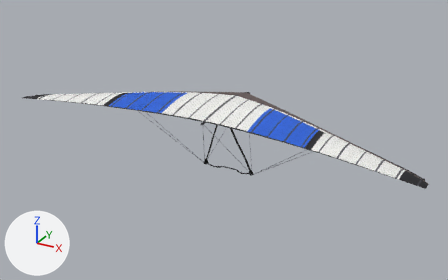
A saved change to the Blender file assets/source/glider_aeros_combat_l.blend.
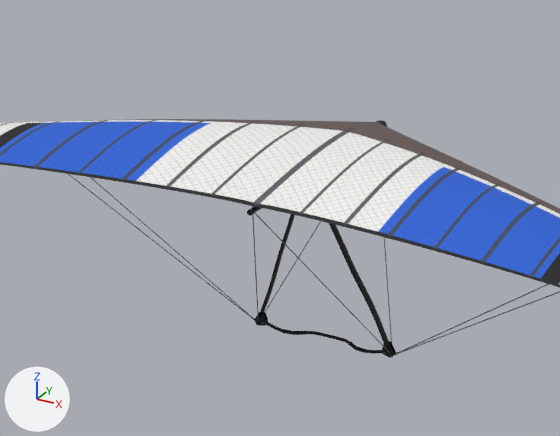
There are two pictures of each version: one whole from a 50 mm camera at (6.83, -12.36, 5.47) aimed at (0.05, -0.02, -0.7), one close up on the part from 25% to 69% of the width and 18% to 73% of the height. Every picture has the same lights, and +X, +Y and +Z are marked at lower left. The first two pictures are the older version.

In view in the first close-up: 'ControlFrame', 'Sail' and 1 more.
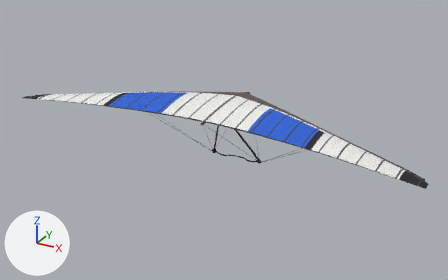
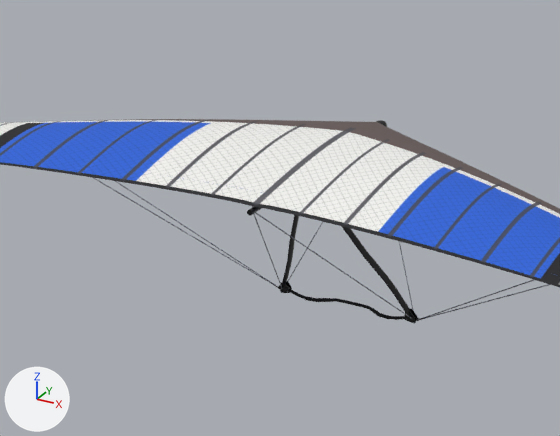
Where the change shows, as pixel boxes [x1, y1, x2, y2] in the close-ups (560 x 436 px; the box of a moved part takes in the faces that stretch with it):
'ControlFrame', reshaped: before [68, 174, 560, 358]; after [94, 178, 550, 324]
part 1 of me_controlframe, moved or reshaped: before [259, 214, 295, 317]; after [282, 215, 299, 287]
part 2 of me_controlframe, moved or reshaped: before [255, 313, 266, 326]; after [279, 283, 290, 293]
part 3 of me_controlframe, moved or reshaped: before [68, 174, 560, 358]; after [94, 178, 550, 324]

What the commit changed:
me_controlframe is used by ob_controlframe; location (0.0, 0.0, 0.0).
me_controlframe had 3960 vertices, 1966 faces and spanned x -3.11..3.11, y -0.96..1.28, z -1.67..0.09.
me_controlframe now has 3960 vertices, 1966 faces and spans x -3.11..3.11, y -0.96..1.28, z -1.53..0.09.
me_controlframe part 1: the loose piece of 176 vertices spanning x -0.67..-0.06, y -0.05..0.29, z -1.55..-0.06 is multiplied about the mesh origin by the matrix ((0.994, 0.107, 0.021), (-0.099, 0.963, -0.251), (-0.047, 0.247, 0.968)).
me_controlframe part 2: the loose piece of 21 vertices spanning x -0.71..-0.6, y 0.24..0.25, z -1.65..-1.51 is scaled about its middle by (1, 4.35, 0.929), then moved by (0.0, 0.44, 0.14).
me_controlframe part 3: 2605 of 3960 vertices moved; they spanned x -0.76..0.76, y -0.05..0.4, z -1.67..0.0 and now span x -0.76..0.76, y -0.03..0.84, z -1.53..0.0; mean shift (0.0, 0.42, 0.14); largest move (-0.68, 0.3, -1.65) -> (-0.68, 0.76, -1.49).
Other edits to the shape of me_controlframe do not show in these pictures.
